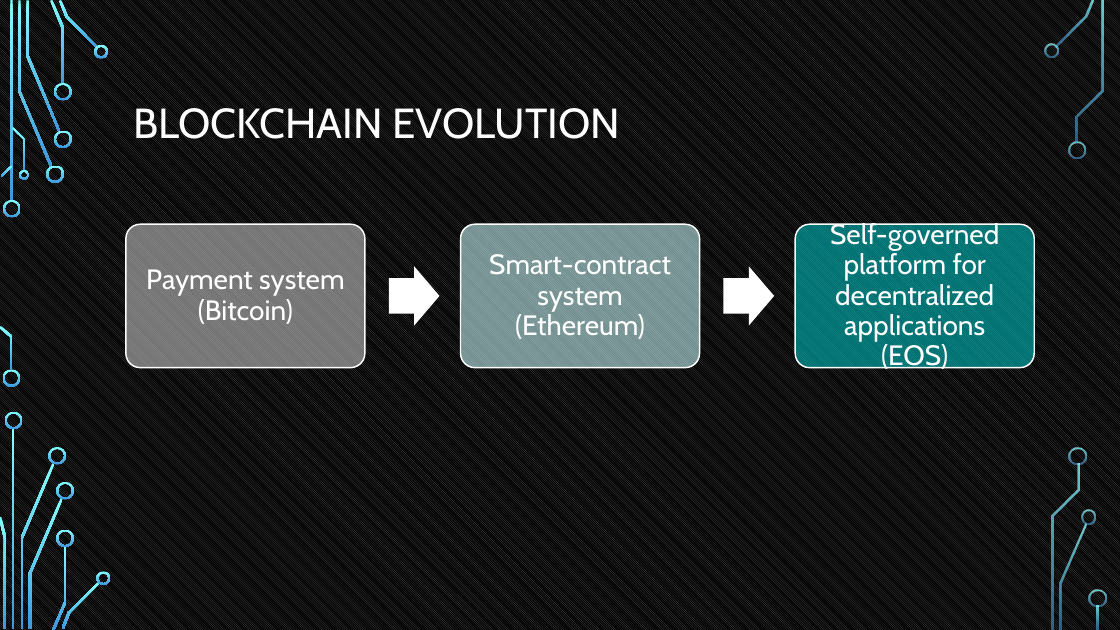
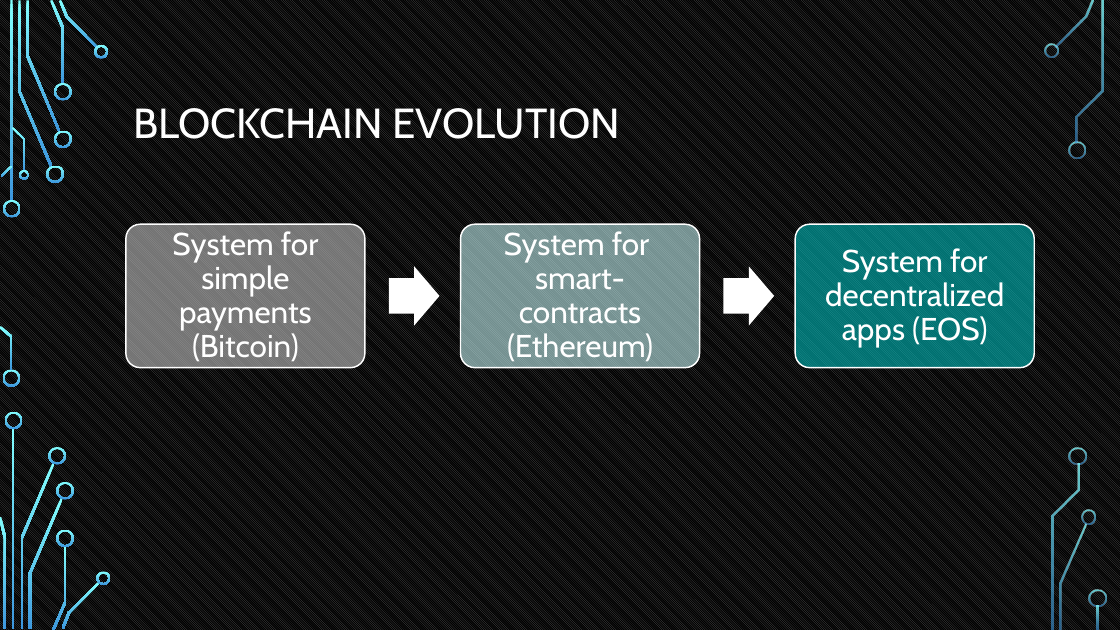
Before and after one commit to tokenika/tokenika.github.io, a slide deck: slide 3 of Oslo(1).pptx. Drawn at 1120x630 pixels with LibreOffice and Linux fonts; fonts in the diff are those of the drawing; background and template pictures are left out. Boxes give left, top, right and bottom in pixels: in the first picture for what was removed or moved away, otherwise in the second. Text is boxed around its words. In the diff, an @@ line names an element or a change of style, - is before the commit and + after.

```diff
--- a/Oslo(1).pptx
+++ b/Oslo(1).pptx
@@ text at box(172, 231, 319, 362): text changed; size 24 to 27 pt @@
-Payment system (Bitcoin)
+System for
+simple payments
+(Bitcoin)
@@ text at box(504, 231, 653, 362): text changed; size 24 to 27 pt @@
-Smart-contract system
-(Ethereum)
+System for
+smart-contracts
+(Ethereum)
@@ text at box(825, 248, 1004, 347): text changed; size 24 to 27 pt @@
-Self-governed platform for decentralized applications (EOS)
+System for decentralized apps (EOS)
```
Also in this commit, not shown: 2 other slides changed, 1 other file.
